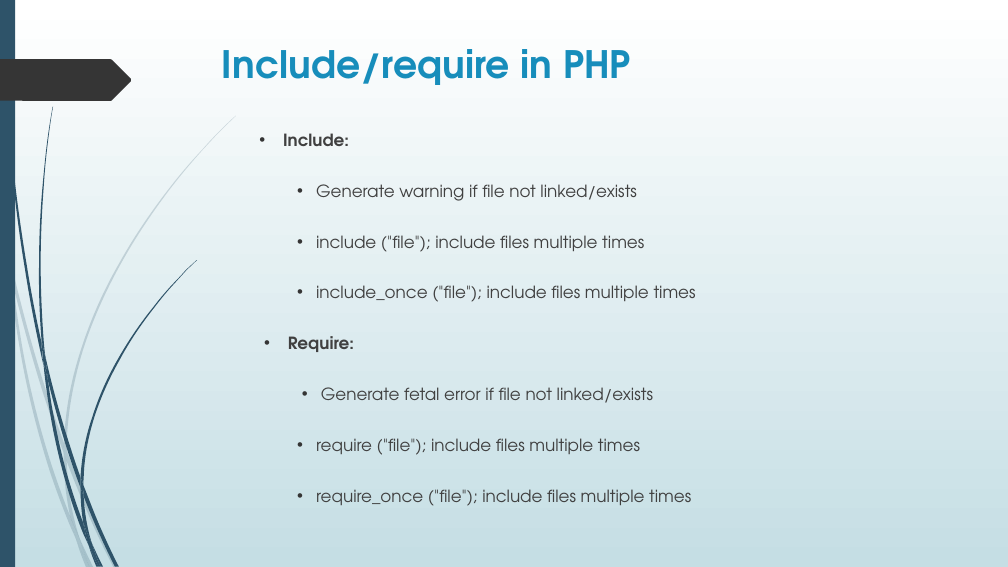
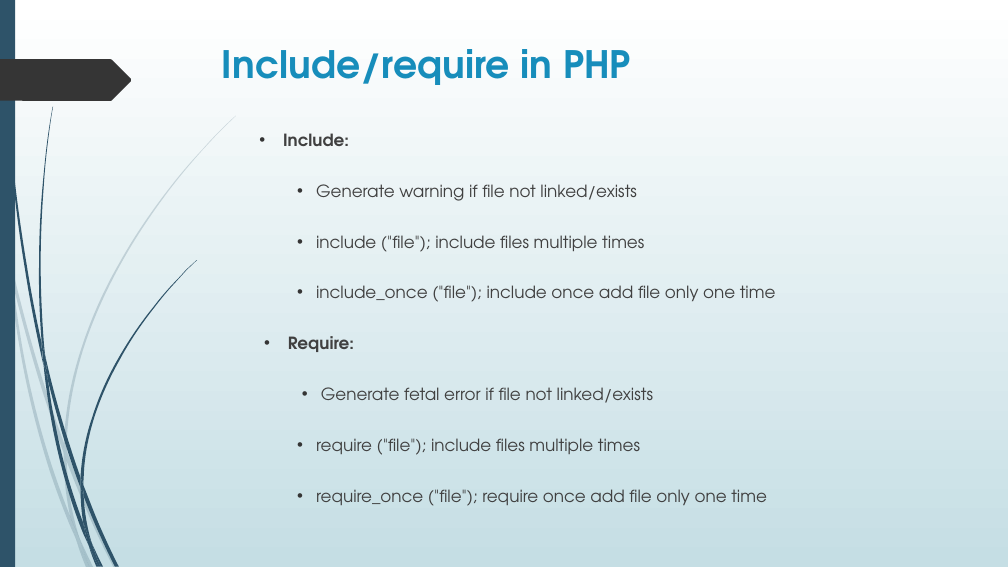
Before and after one commit to amskz401/Web-Batch-01-PNY, a slide deck: slide 24 of Muhammad Farhan (PHP).pptx. Drawn at 1008x567 pixels with LibreOffice and Linux fonts; fonts in the diff are those of the drawing. Boxes give left, top, right and bottom in pixels: in the first picture for what was removed or moved away, otherwise in the second. Text is boxed around its words. In the diff, an @@ line names an element or a change of style, - is before the commit and + after.

```diff
--- a/Muhammad Farhan (PHP).pptx
+++ b/Muhammad Farhan (PHP).pptx
@@ text at bbox=[316, 285, 776, 302]: text changed @@
-    • include_once ("file"); include files multiple times
+    • include_once ("file"); include once add file only one time
@@ text at bbox=[316, 489, 767, 506]: text changed @@
-    • require_once ("file"); include files multiple times
+    • require_once ("file"); require once add file only one time
```
Also in this commit, not shown: 3 other slides changed, 3 other files.
